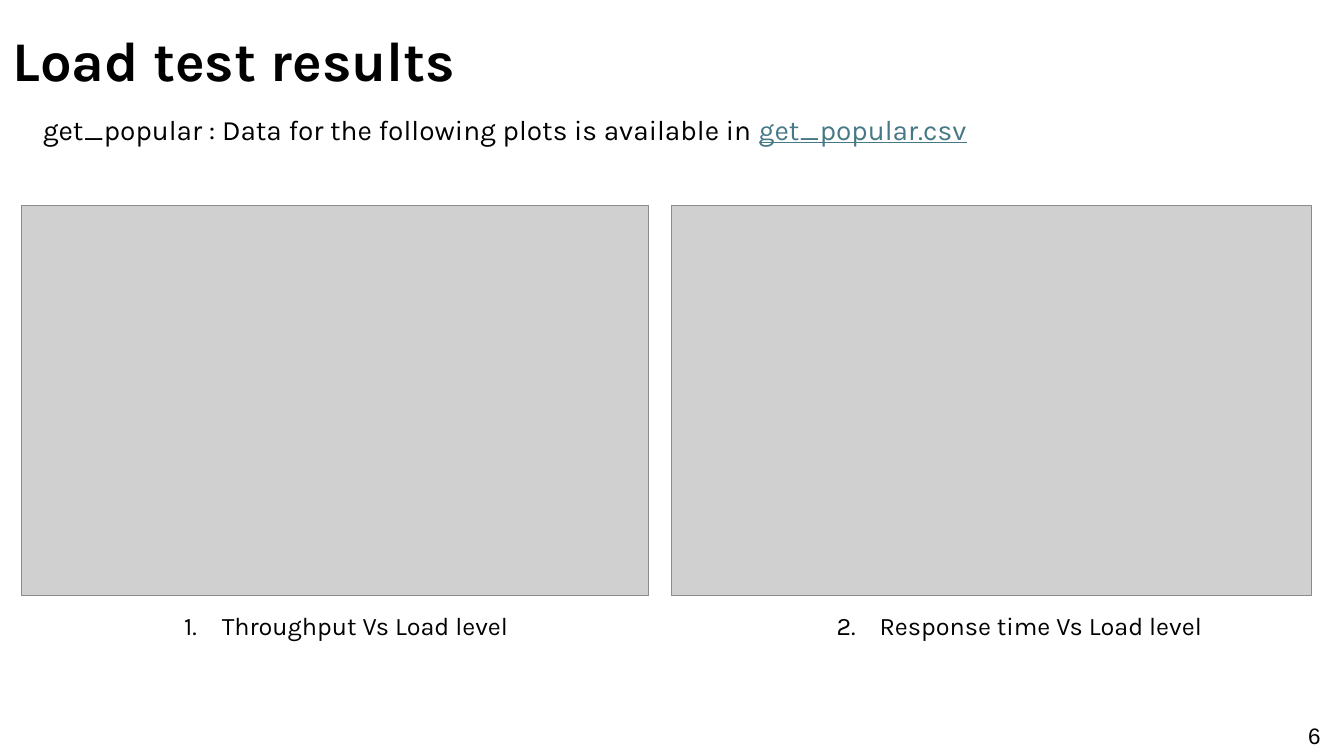
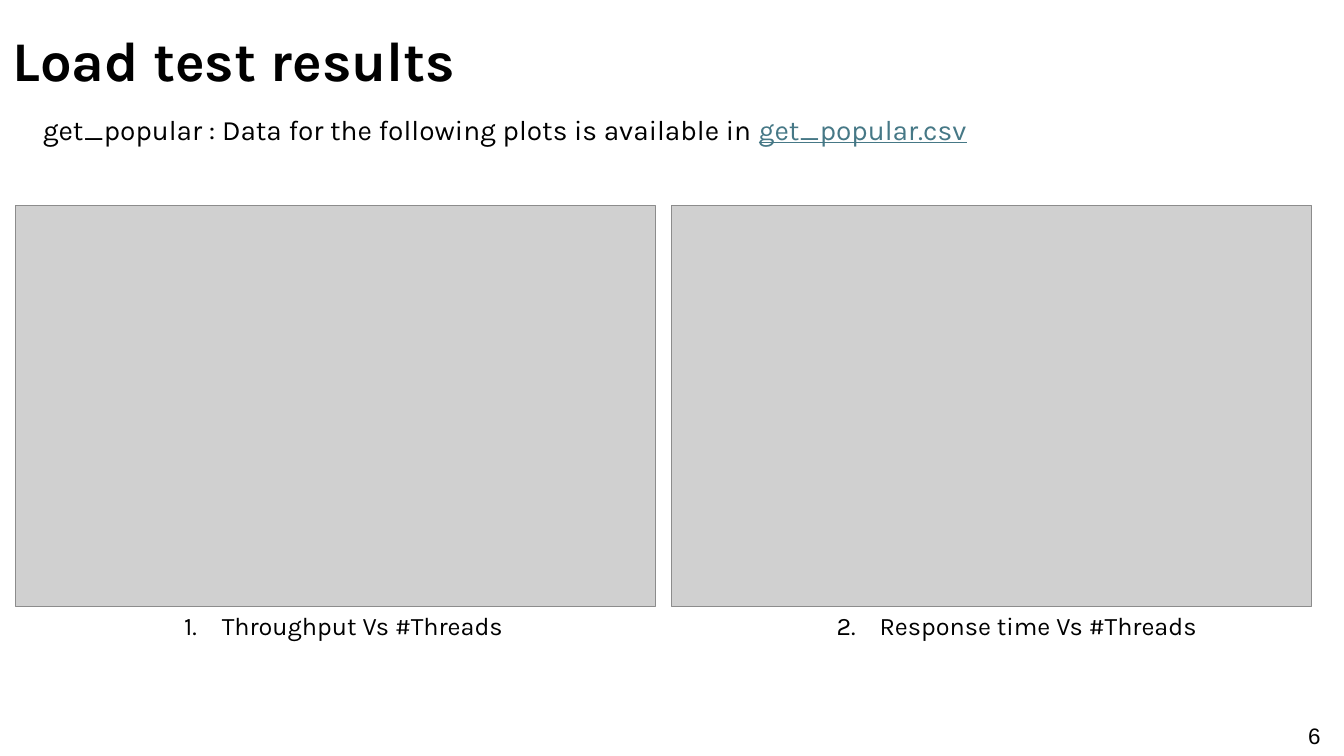
Before and after one commit to s1ddh3sh/CS744-project, a slide deck: slide 6 of 25M2113_project.pptx. Drawn at 1344x756 pixels with LibreOffice and Linux fonts; fonts in the diff are those of the drawing; grey boxes stand for pictures. Boxes give left, top, right and bottom in pixels: in the first picture for what was removed or moved away, otherwise in the second. Text is boxed around its words. In the diff, an @@ line names an element or a change of style, - is before the commit and + after.

```diff
--- a/25M2113_project.pptx
+++ b/25M2113_project.pptx
@@ picture: place and size @@
-picture at [22, 206, 649, 596]
+picture at [15, 206, 655, 606]
@@ picture: place and size @@
-picture at [673, 206, 1313, 596]
+picture at [673, 206, 1313, 606]
@@ text at [222, 617, 503, 642]: text changed @@
-1. Throughput Vs Load level
+1. Throughput Vs #Threads
@@ text at [837, 617, 1197, 641]: text changed @@
-2. Response time Vs Load level
+2. Response time Vs #Threads
```
Also in this commit, not shown: 6 other slides changed, 1 slide added, 3 other files.
